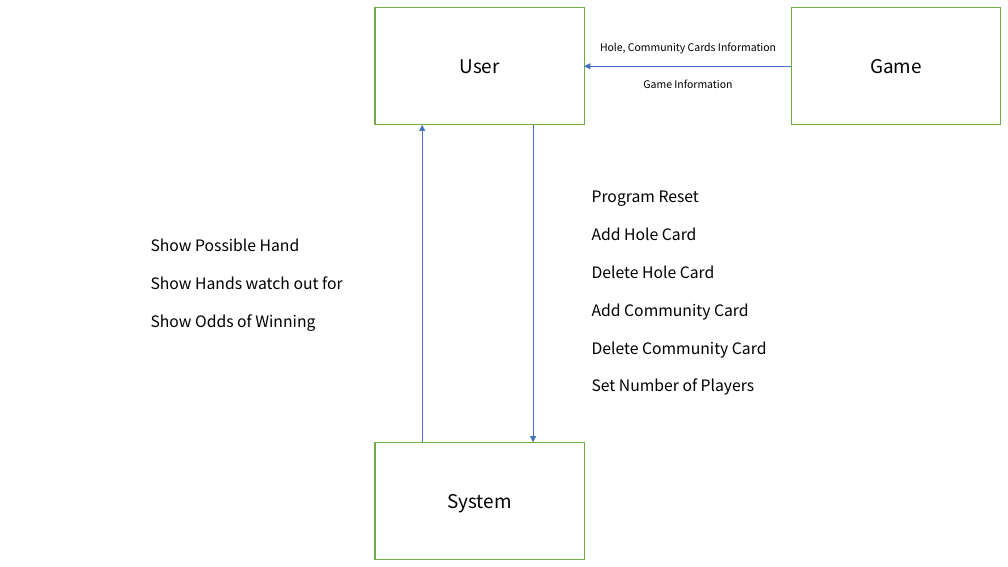
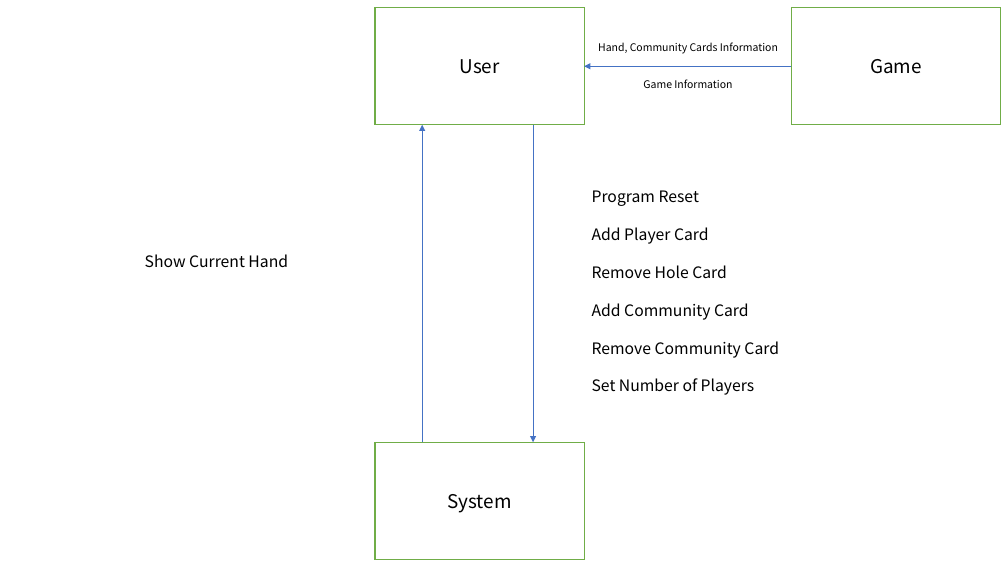
Before and after one commit to binn328/SoftwareDesign, a slide deck: slide 1 of 1. Conceptualization with examples/Diag.pptx. Drawn at 1008x567 pixels with LibreOffice and Linux fonts; fonts in the diff are those of the drawing. Boxes give left, top, right and bottom in pixels: in the first picture for what was removed or moved away, otherwise in the second. Text is boxed around its words. In the diff, an @@ line names an element or a change of style, - is before the commit and + after.

```diff
--- a/1. Conceptualization with examples/Diag.pptx
+++ b/1. Conceptualization with examples/Diag.pptx
@@ text at bbox=[598, 42, 778, 54]: text changed @@
-Hole, Community Cards Information
+Hand, Community Cards Information
@@ text at bbox=[592, 227, 727, 278]: text changed @@
-Add Hole Card
-Delete Hole Card
+Add Player Card
+Remove Hole Card
@@ text at bbox=[145, 254, 288, 268]: text changed @@
-Show Possible Hand
-Show Hands watch out for
-Show Odds of Winning
+Show Current Hand
@@ text at bbox=[592, 341, 779, 358]: text changed @@
-Delete Community Card
+Remove Community Card
```
Also in this commit, not shown: 3 other files.
